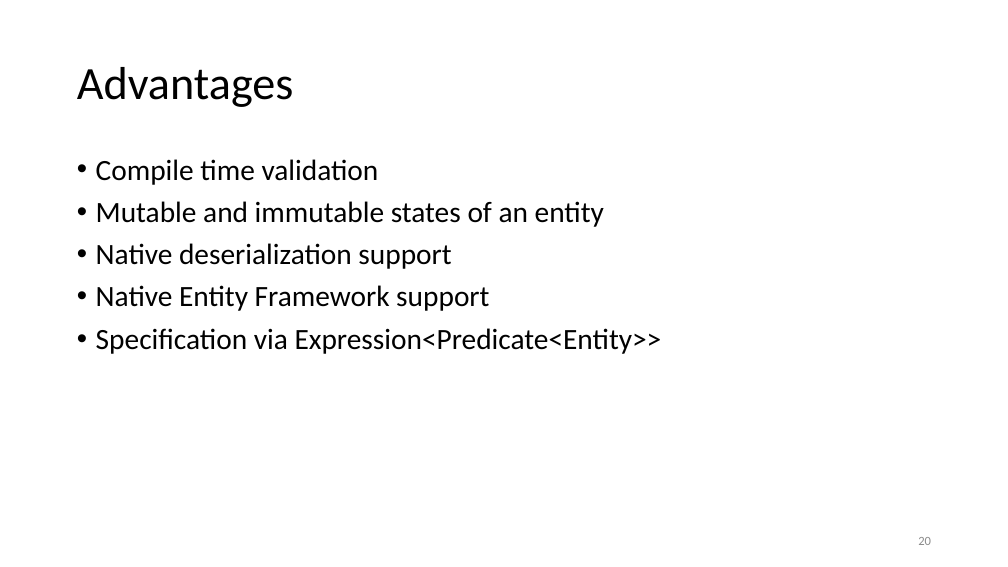
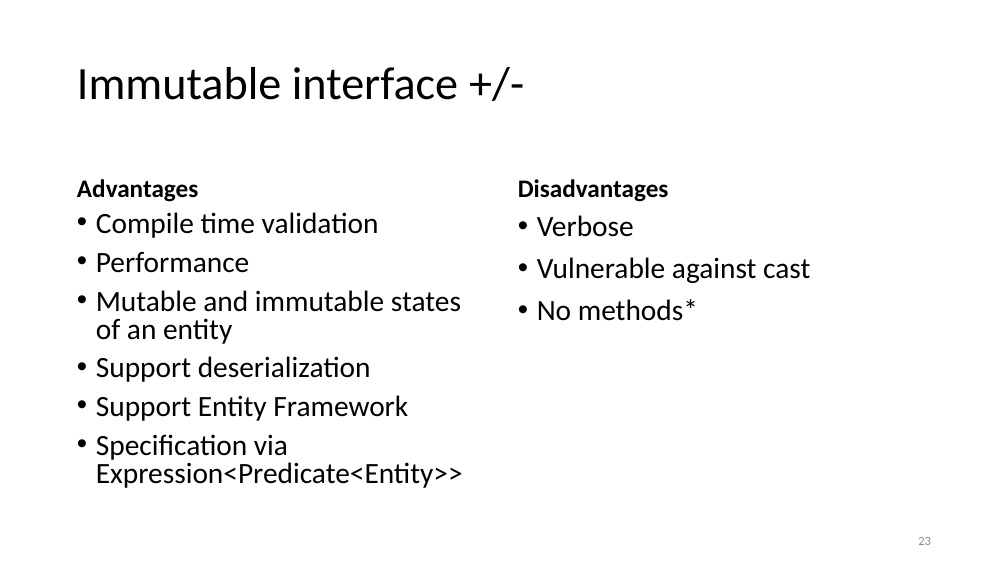
Before and after one commit to kugushev/presentations, a slide deck: slide 23 of Presentation.pptx (slide 20 before the commit). Drawn at 1008x567 pixels with LibreOffice and Linux fonts; fonts in the diff are those of the drawing. Boxes give left, top, right and bottom in pixels: in the first picture for what was removed or moved away, otherwise in the second. Text is boxed around its words. In the diff, an @@ line names an element or a change of style, - is before the commit and + after.

```diff
--- a/Presentation.pptx
+++ b/Presentation.pptx
@@ title added at bbox=[77, 67, 458, 100], 44 pt, text #000000 @@
+Immutable interface +/-
@@ text "Advantages": place and size @@
-text "Advantages" at bbox=[77, 67, 294, 107]
+text "Advantages" at bbox=[77, 179, 198, 202]
@@ text "Advantages" at bbox=[77, 179, 198, 202]: size 44 to 24 pt, bold on; more space between paragraphs; vertical alignment middle to bottom @@
@@ text added at bbox=[518, 179, 669, 202], 24 pt, text #000000, bold @@
+Disadvantages
@@ text "Compile time validation": place and size @@
-text "Compile time validation" at bbox=[96, 159, 662, 354]
+text "Compile time validation" at bbox=[96, 212, 463, 488]
@@ text at bbox=[96, 212, 463, 488]: line spacing 0.9 to 0.8 @@
@@ text added at bbox=[537, 215, 810, 321], 28 pt, text #000000 @@
+• Verbose
+• Vulnerable against cast
+• No methods*
@@ text at bbox=[96, 252, 249, 273]: paragraph added @@
+• Performance
@@ text at bbox=[96, 356, 408, 421]: text changed @@
-• Native deserialization support
-• Native Entity Framework support
+• Support deserialization
+• Support Entity Framework
@@ page number at bbox=[918, 537, 931, 545]: text changed @@
-20
+23
```
Also in this commit, not shown: 4 other slides changed, 3 slides added, 3 other files.
